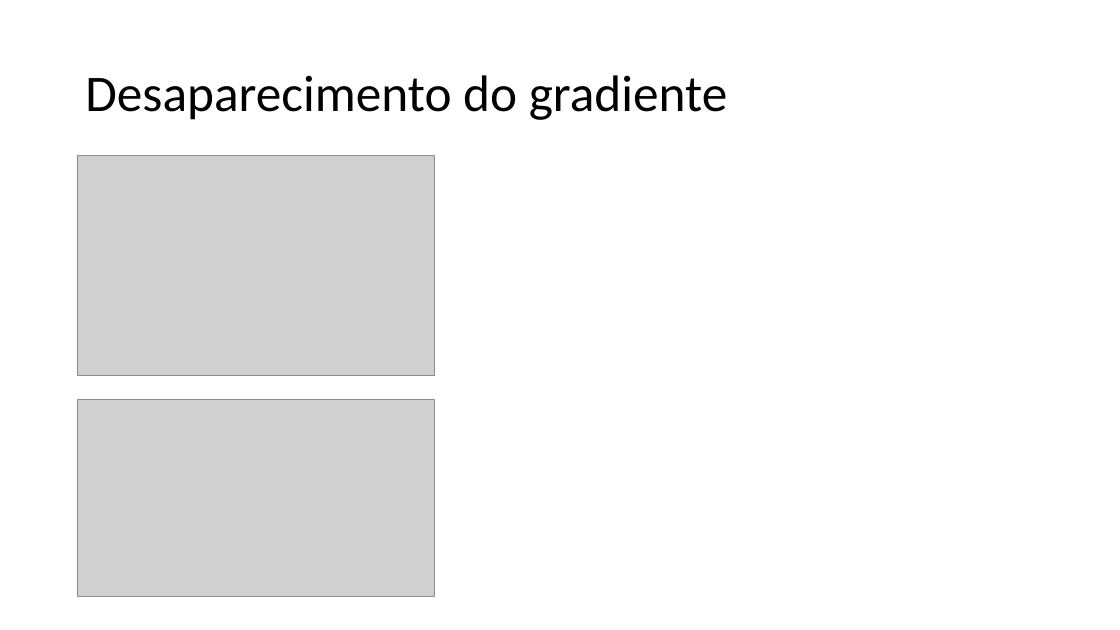
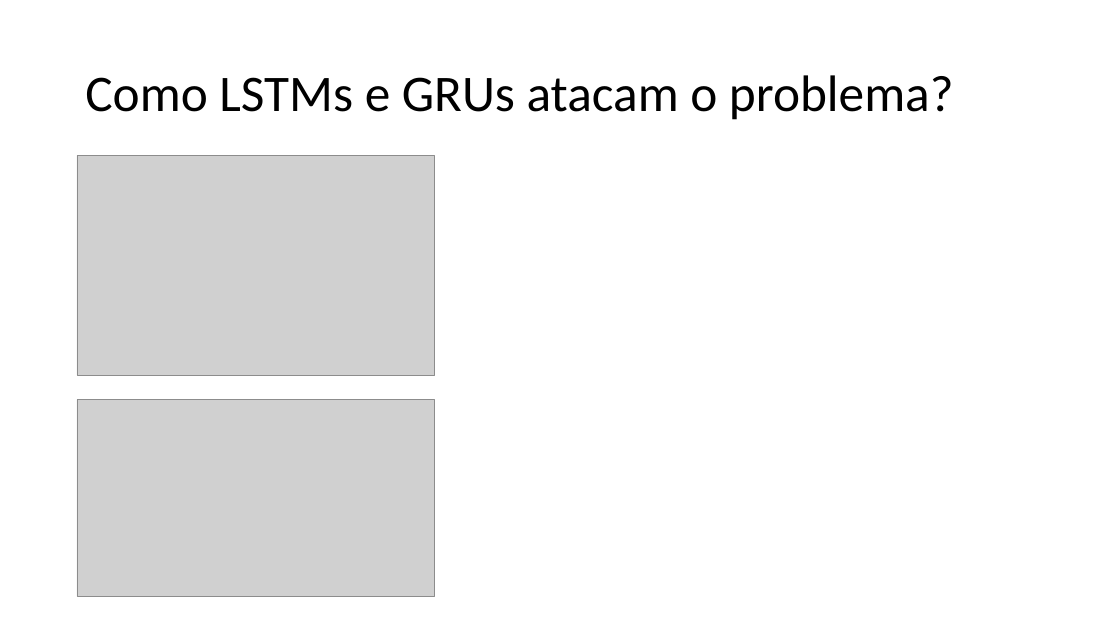
Before and after one commit to zz4fap/c24_inteligencia_artificial, a slide deck: slide 67 of slides/C24_RNN.pptx. Drawn at 1120x630 pixels with LibreOffice and Linux fonts; fonts in the diff are those of the drawing; grey boxes stand for pictures. Boxes give left, top, right and bottom in pixels: in the first picture for what was removed or moved away, otherwise in the second. Text is boxed around its words. In the diff, an @@ line names an element or a change of style, - is before the commit and + after.

```diff
--- a/slides/C24_RNN.pptx
+++ b/slides/C24_RNN.pptx
@@ title at (x1=85, y1=75, x2=954, y2=120): text changed @@
-Desaparecimento do gradiente
+Como LSTMs e GRUs atacam o problema?
```
Also in this commit, not shown: 7 other slides changed.
